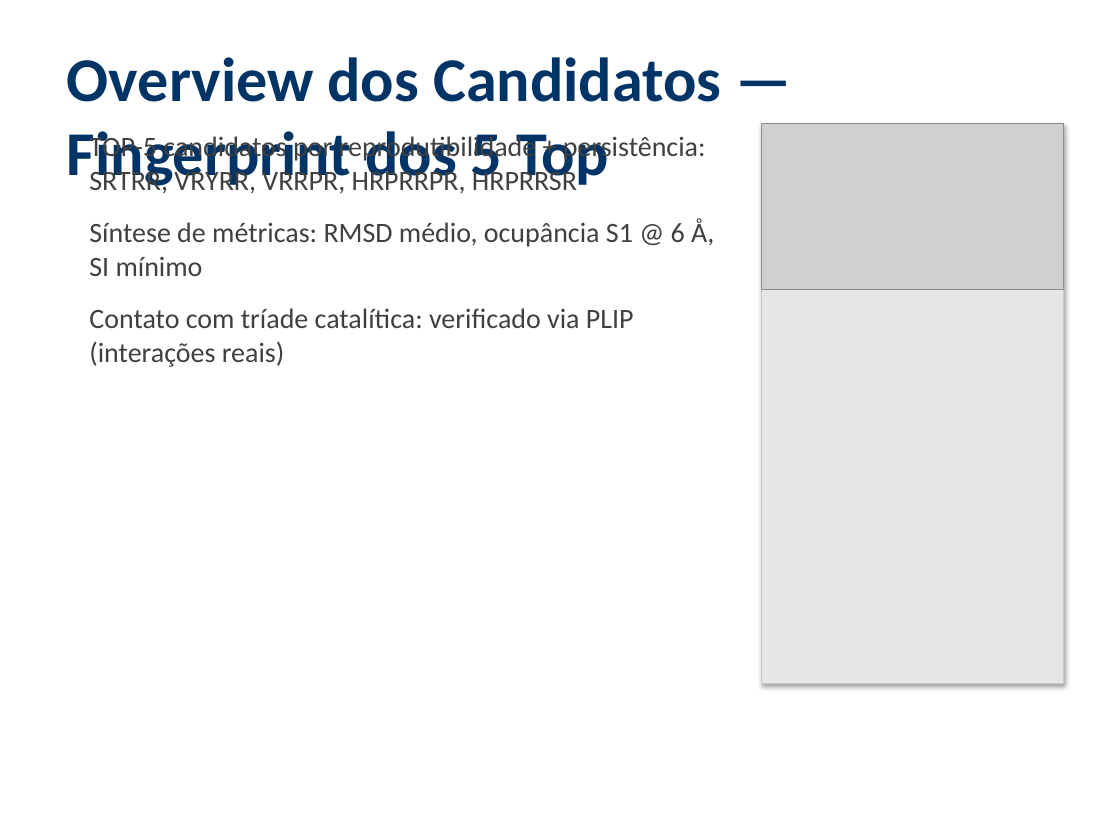
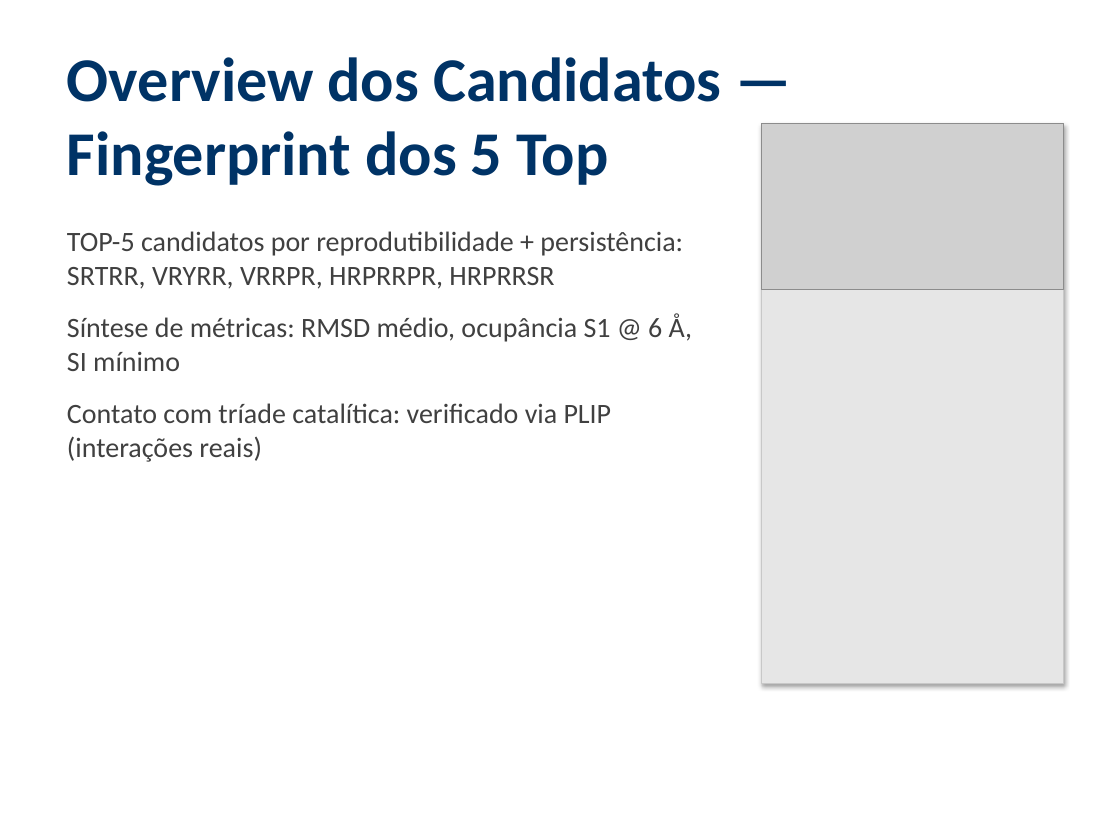
Before and after one commit to eulaliobqi/design-inibidores, a slide deck: slide 12 of apresentacao_design_inibidores.pptx. Drawn at 1120x840 pixels with LibreOffice and Linux fonts; fonts in the diff are those of the drawing; grey boxes stand for pictures. Boxes give left, top, right and bottom in pixels: in the first picture for what was removed or moved away, otherwise in the second. Text is boxed around its words. In the diff, an @@ line names an element or a change of style, - is before the commit and + after.

```diff
--- a/apresentacao_design_inibidores.pptx
+++ b/apresentacao_design_inibidores.pptx
@@ text "TOP-5 candidatos por reprodutibilidade + ...": place and size @@
-text "TOP-5 candidatos por reprodutibilidade + ..." at [89,133,714,367]
+text "TOP-5 candidatos por reprodutibilidade + ..." at [67,231,692,462]
```
Also in this commit, not shown: 18 other slides changed, 3 slides added, 4 other files.
